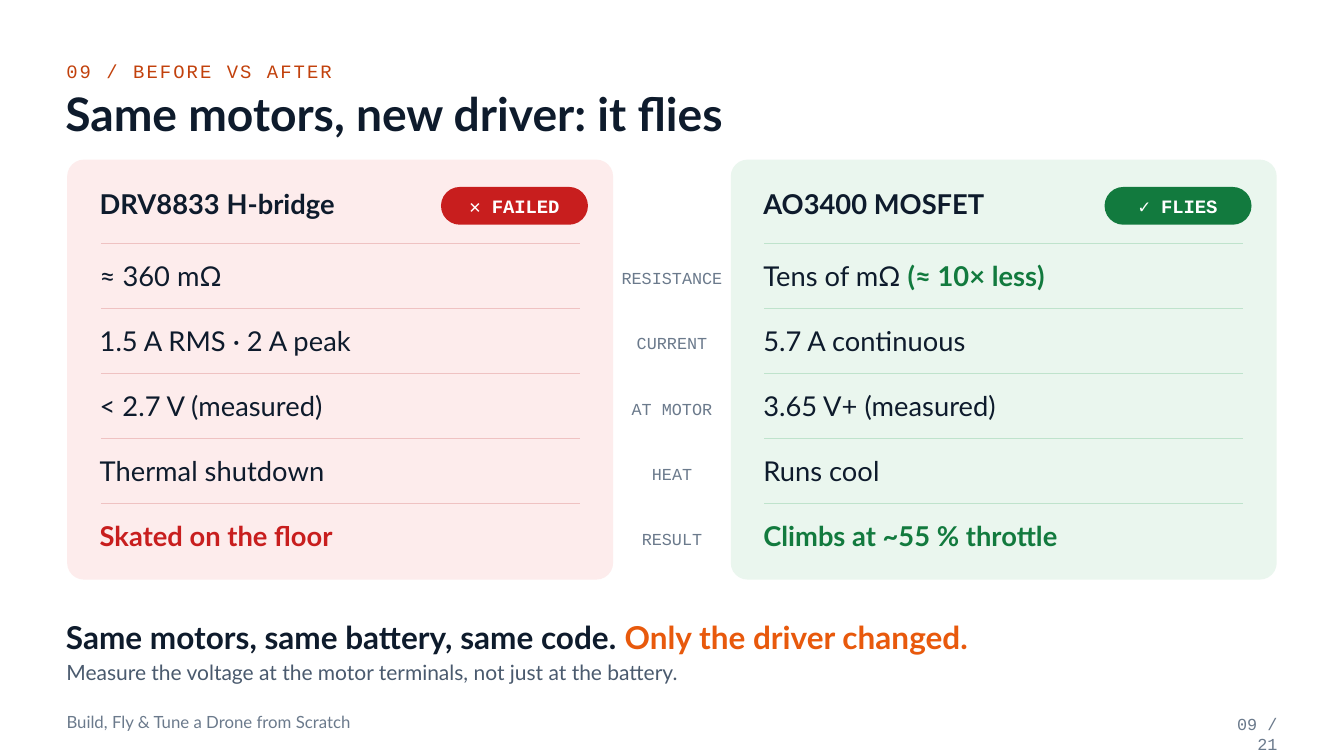
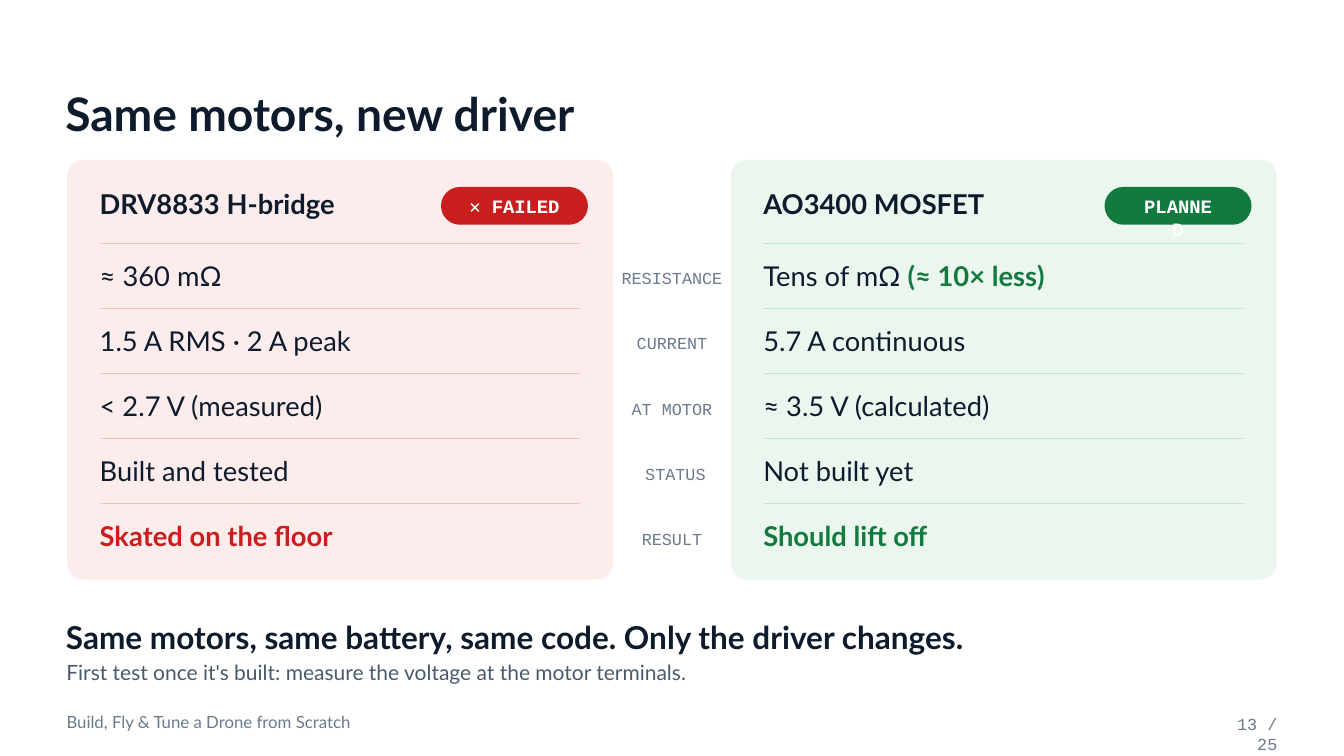
Before and after one commit to ara-aras/esp32-mini-drone, a slide deck: slide 13 of PPT/Drone_Workshop_v2.pptx (slide 9 before the commit). Drawn at 1344x756 pixels with LibreOffice and Linux fonts; fonts in the diff are those of the drawing. Boxes give left, top, right and bottom in pixels: in the first picture for what was removed or moved away, otherwise in the second. Text is boxed around its words. In the diff, an @@ line names an element or a change of style, - is before the commit and + after.

```diff
--- a/PPT/Drone_Workshop_v2.pptx
+++ b/PPT/Drone_Workshop_v2.pptx
@@ text removed at (66, 65, 332, 78) @@
-09 / BEFORE VS AFTER
@@ text at (65, 96, 575, 138): text changed @@
-Same motors, new driver: it flies
+Same motors, new driver
@@ text at (1161, 200, 1217, 213): text changed @@
-✓ FLIES
+PLANNED
@@ text at (786, 395, 990, 420): text changed @@
-3.65 V+ (measured)
+≈ 3.5 V (calculated)
@@ text at (100, 461, 288, 482): text changed @@
-Thermal shutdown
+Built and tested
@@ text at (645, 469, 705, 480): text changed @@
-HEAT
+STATUS
@@ text at (763, 461, 913, 486): text changed @@
-Runs cool
+Not built yet
@@ text at (763, 525, 927, 547): text changed @@
-Climbs at ~55 % throttle
+Should lift off
@@ text at (66, 625, 963, 655): text changed @@
-Same motors, same battery, same code. Only the driver changed.
+Same motors, same battery, same code. Only the driver changes.
@@ text at (66, 664, 686, 684): text changed @@
-Measure the voltage at the motor terminals, not just at the battery.
+First test once it's built: measure the voltage at the motor terminals.
@@ text at (1237, 719, 1277, 750): text changed @@
-09 / 21
+13 / 25
```
Also in this commit, not shown: 20 other slides changed, 4 slides added.
